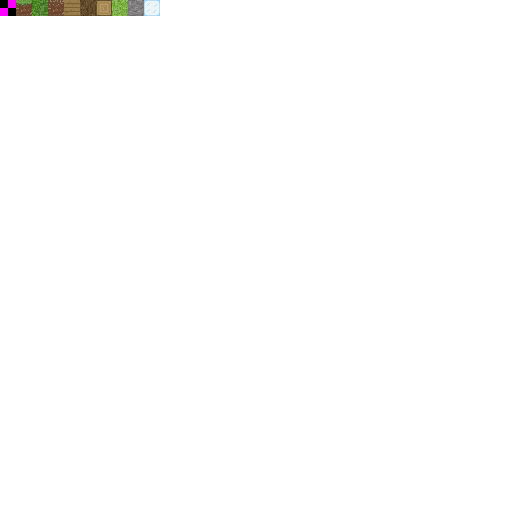
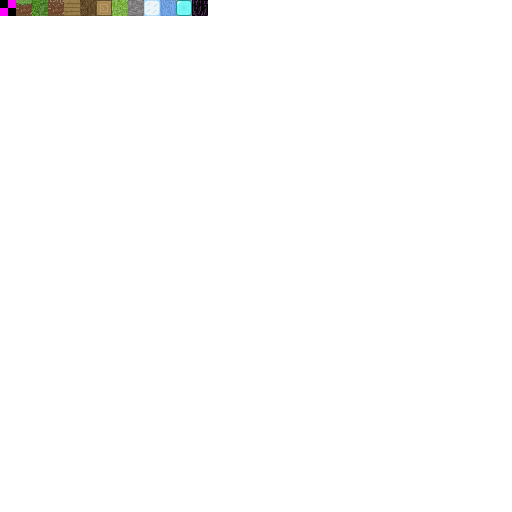
Layers edited between the first and the second 512x512 image:
added layer "Слой 16" above "Слой 14" over [176, 0, 192, 16]
added layer "Слой 14" above "Слой 13" over [192, 0, 208, 16]
added layer "Слой 13" above "Слой 12" over [160, 0, 176, 16]
